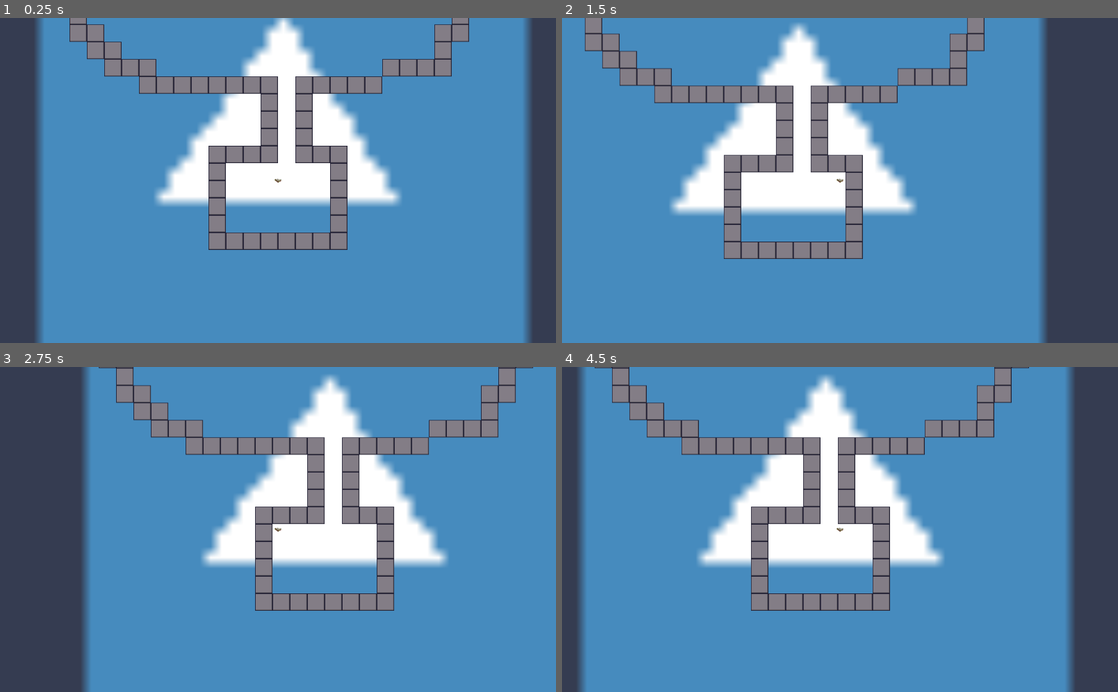
Above: before the commit, frames 1-4 (two rows, left to right).
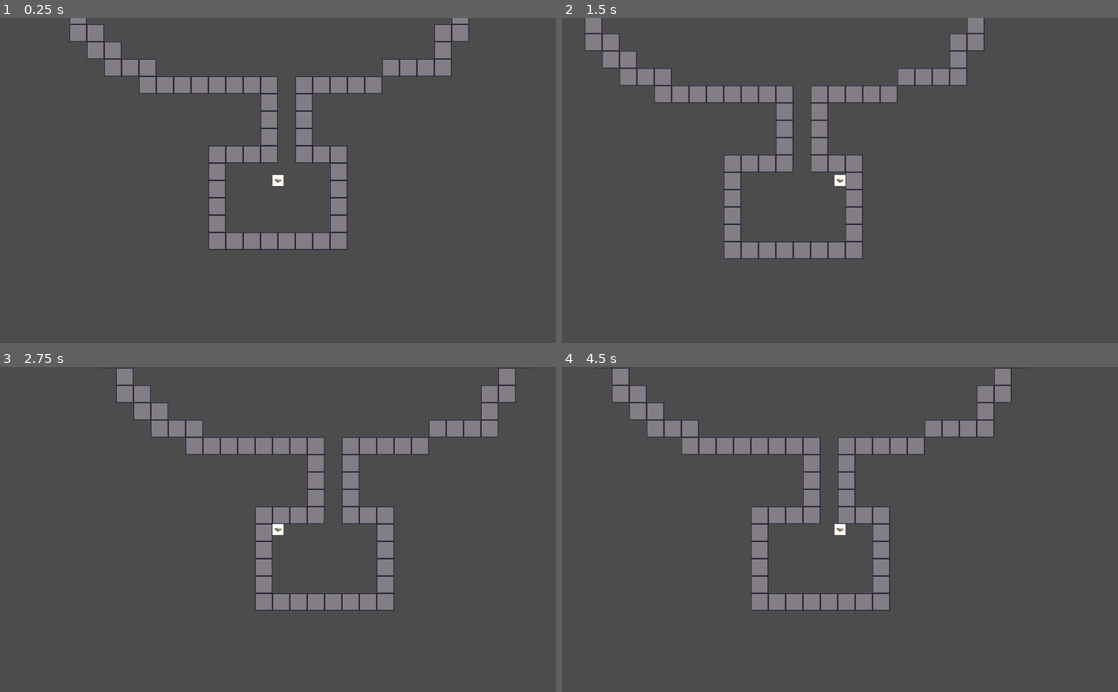
Above: after the commit, the same moments.

Repository: NomisIV/game21
Game: Godot game, scene res://main.tscn
Two runs of this game, one before a commit and one after it. Both use one fixed random seed, a clock stepped at 60 frames per second and the inputs below. The engine's default icon, where the game draws it, is replaced by a stand-in: a white triangle on a blue panel in a dark square.
Inputs:
- Up to frame 1 (0.25 s): no input
- Up to frame 2 (1.5 s): tap Enter at 0.5 s; hold D (move_right) from 0.53 s (still down); tap W (move_up) at 0.77 s; tap Space at 1.25 s
- Up to frame 3 (2.75 s): tap W (move_up) at 1.52 s; tap Enter at 2 s; release D (move_right) at 2.03 s; hold A (move_left) from 2.03 s (still down)
- Up to frame 4 (4.5 s): release A (move_left) at 2.78 s; hold D (move_right) 2.78-4.28 s; tap W (move_up) at 3.02, 3.77 s; tap Space at 4.25 s; hold A (move_left) from 4.28 s (still down)

The runs differ from the first frame. In frame 1, 80% of the frame differs, in the area x 6-96%, y 0-100%; in frame 2, 78%; in frame 3, 76%; in frame 4, 80%.

Commit message:
Added dragon and dragon patrol scenes

Diff:
--- /dev/null
+++ b/aggmackan/Dragon.gd
@@ -0,0 +1,19 @@
+extends KinematicBody2D
+
+onready var player = get_parent().get_node("Player")
+var vel : Vector2 = Vector2()
+
+# Called when the node enters the scene tree for the first time.
+func _ready():
+	pass # Replace with function body.
+
+func _physics_process(delta):
+	vel.x = rand_range(-2, 2)
+	vel.y = rand_range(-2, 2)
+	move_and_collide(vel)
+
+
+
+# Called every frame. 'delta' is the elapsed time since the previous frame.
+#func _process(delta):
+#	pass
--- /dev/null
+++ b/aggmackan/Dragon.tscn
@@ -0,0 +1,18 @@
+[gd_scene load_steps=4 format=2]
+
+[ext_resource path="res://assets/sprites/dragon.png" type="Texture" id=1]
+[ext_resource path="res://Dragon.gd" type="Script" id=2]
+
+[sub_resource type="RectangleShape2D" id=1]
+extents = Vector2( 45, 45 )
+
+[node name="Dragon" type="KinematicBody2D"]
+script = ExtResource( 2 )
+
+[node name="CollisionShape2D" type="CollisionShape2D" parent="."]
+shape = SubResource( 1 )
+
+[node name="Sprite" type="Sprite" parent="."]
+position = Vector2( 0, -2 )
+scale = Vector2( 0.381285, 0.316667 )
+texture = ExtResource( 1 )
--- /dev/null
+++ b/aggmackan/DragonPatrol.tscn
@@ -0,0 +1,8 @@
+[gd_scene format=2]
+
+[node name="DragonPatrol" type="Area2D"]
+
+[node name="CollisionPolygon2D" type="CollisionPolygon2D" parent="."]
+position = Vector2( 14.4498, -15.0375 )
+scale = Vector2( 1.69035, 2.22812 )
+polygon = PoolVector2Array( -2.63246, -3.57363, -23.9298, -3.12482, -23.9298, 10.3394, -62.9749, 10.7882, -62.9749, 24.2525, -81.3142, 24.7013, -81.3142, 38.6143, -98.4704, 38.6143, -97.8788, 80.8022, -66.5244, 124.785, -13.8727, 132.415, 19.2565, 110.872, 35.2294, 110.872, 35.2294, 98.7546, 72.4998, 98.7546, 72.4998, 82.5975, 110.362, 82.5975, 110.953, 67.7868, 129.293, 68.2356, 130.476, 10.7882, 114.769, 11.1665, 93.2055, 11.6858, 93.2055, -2.22721, 70.725, -2.67602 )
--- a/aggmackan/main.tscn
+++ b/aggmackan/main.tscn
@@ -1,15 +1,18 @@
-[gd_scene load_steps=4 format=2]
+[gd_scene load_steps=5 format=2]
 
-[ext_resource path="res://icon.png" type="Texture" id=1]
-[ext_resource path="res://Player.tscn" type="PackedScene" id=2]
+[ext_resource path="res://DragonPatrol.tscn" type="PackedScene" id=1]
 [ext_resource path="res://Map.tscn" type="PackedScene" id=3]
+[ext_resource path="res://Dragon.tscn" type="PackedScene" id=4]
+[ext_resource path="res://Player.tscn" type="PackedScene" id=5]
 
 [node name="Node2D" type="Node2D"]
 
-[node name="Sprite" type="Sprite" parent="."]
-scale = Vector2( 20, 20 )
-texture = ExtResource( 1 )
-
-[node name="Player" parent="." instance=ExtResource( 2 )]
+[node name="Player" parent="." instance=ExtResource( 5 )]
 
 [node name="Node2D" parent="." instance=ExtResource( 3 )]
+
+[node name="Dragon" parent="." instance=ExtResource( 4 )]
+position = Vector2( 234, -1089 )
+
+[node name="DragonPatrol" parent="." instance=ExtResource( 1 )]
+position = Vector2( 184, -1193 )
Binary file added: aggmackan/assets/sprites/dragon.png
Not shown, added: aggmackan/assets/sprites/dragon.png.import
